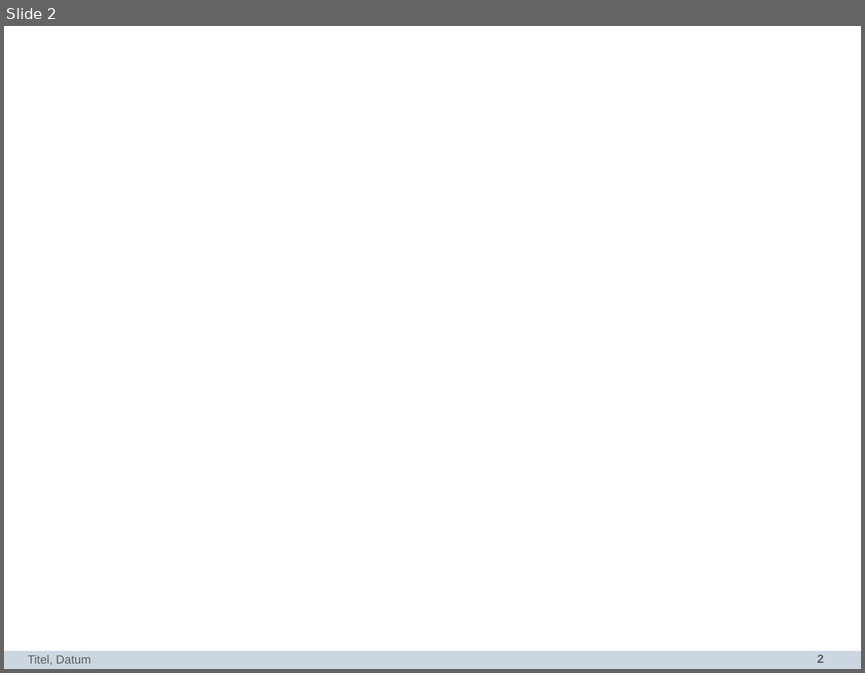
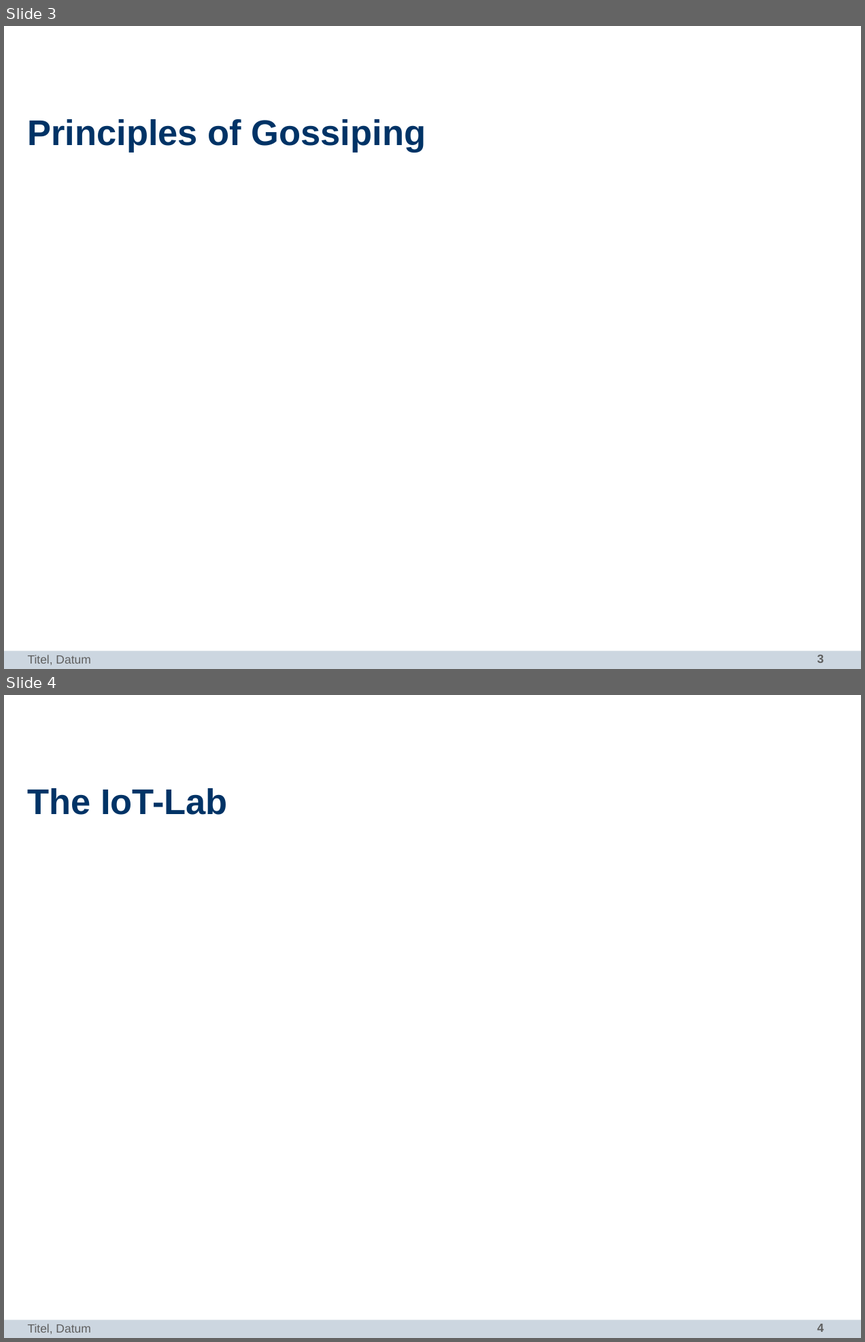
Before and after one commit to dbohn/Bachelor-Thesis, a slide deck: intro-presentation/intro.pptx. Shown one above the other, each under a label of ours: slide 2 before the commit, slides 3 and 4 after it. The pictures are 865x673 and 865x1342 pixels, drawn with LibreOffice and Linux fonts; fonts in the diff are those of the drawing; background and template pictures are left out. Boxes give left, top, right and bottom in pixels: in the first picture for what was removed or moved away, otherwise in the second. Text is boxed around its words. In the diff, an @@ line names an element or a change of style, - is before the commit and + after.

```diff
--- a/intro-presentation/intro.pptx
+++ b/intro-presentation/intro.pptx
@@ slide 4 added at bbox=[4, 695, 861, 1338], background #FFFFFF; not listed: 2 template elements that a slide beside it also shows @@
@@ title added at bbox=[28, 788, 227, 815], 30 pt, text #003366, bold @@
+The IoT-Lab
@@ text added at bbox=[28, 1323, 90, 1334], 10 pt, text #5F5F5F @@
+Titel, Datum
@@ what was slide 2 is now slide 3 @@
@@ slide 3 changed as well @@
@@ title added at bbox=[28, 119, 426, 152], 30 pt, text #003366, bold @@
+Principles of Gossiping
@@ page number at bbox=[817, 654, 824, 662]: text changed @@
-2
+3
```
Also in this commit, not shown: 1 other slide changed, 1 other slide added, 49 other files.
